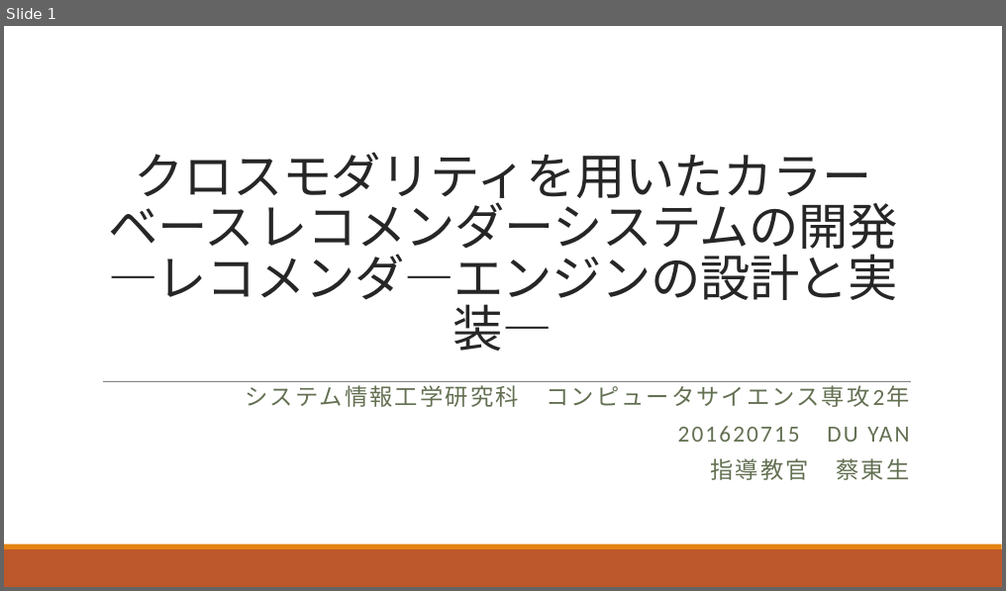
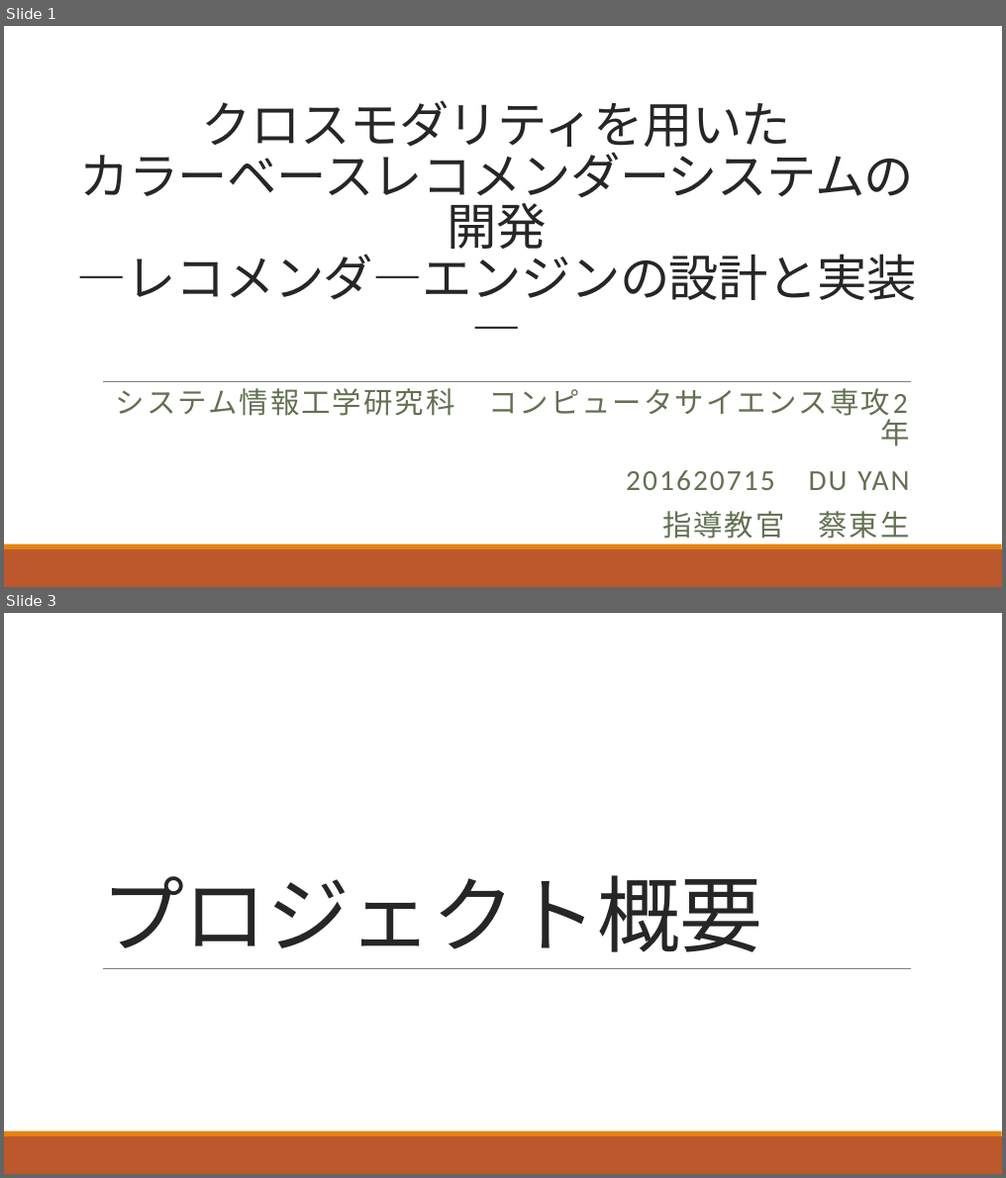
Before and after one commit to we333/m2_paper, a slide deck: 提交材料/プレゼンテーション.pptx. Shown one above the other, each under a label of ours: slide 1 before the commit, slides 1 and 3 after it; the slides between them are not shown. The pictures are 1006x591 and 1006x1178 pixels, drawn with LibreOffice and Linux fonts; fonts in the diff are those of the drawing. Boxes give left, top, right and bottom in pixels: in the first picture for what was removed or moved away, otherwise in the second. Text is boxed around its words. In the diff, an @@ line names an element or a change of style, - is before the commit and + after.

```diff
--- a/提交材料/プレゼンテーション.pptx
+++ b/提交材料/プレゼンテーション.pptx
@@ slide 3 added at bbox=[4, 613, 1002, 1174], background #FFFFFF; not listed: 3 template elements that a slide beside it also shows @@
@@ title added at bbox=[101, 875, 762, 953], 80 pt, text #262626 @@
+プロジェクト概要
@@ slide 1 changed as well @@
@@ title at bbox=[77, 100, 917, 300]: spaces changed @@
-クロスモダリティを用いたカラーベース レコメンダーシステムの開発
-―レコメンダ―エンジンの設計と実装―
+クロスモダリティを用いた
+カラーベースレコメンダーシステムの開発
+―レコメンダ―エンジンの設計と実装―
@@ subtitle "システム情報工学研究科 コンピュータサイエンス専攻2年" at bbox=[116, 388, 909, 545]: size 22.2 to 28 pt; line spacing 0.8 to 0.9 @@
```
Also in this commit, not shown: 37 other slides added, 1 slide removed, 2 other files.
